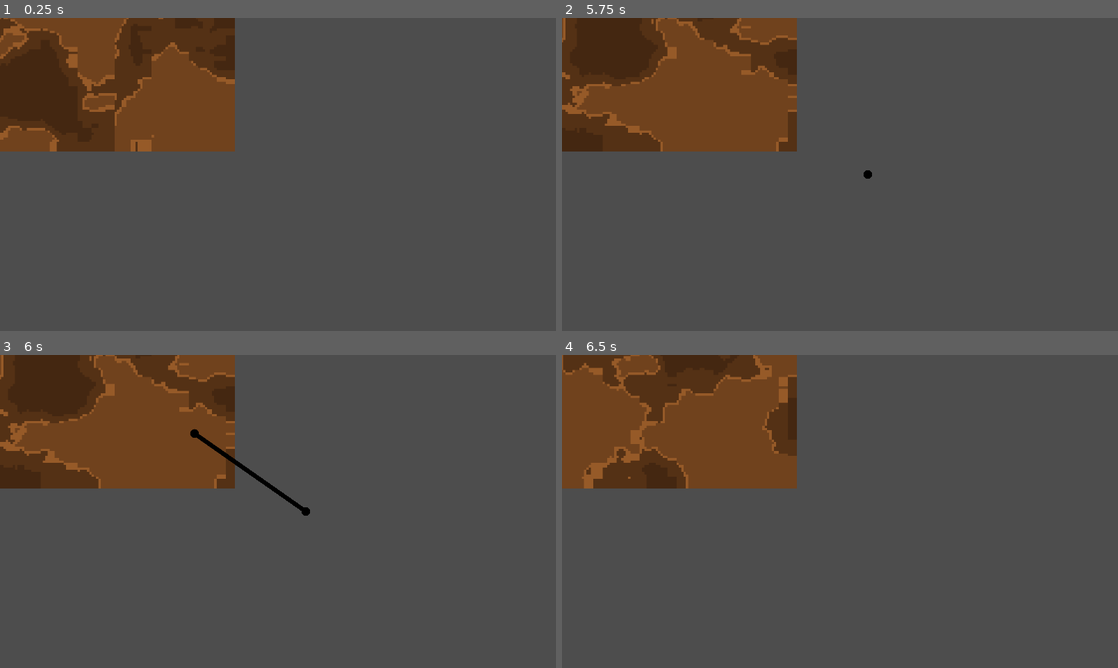
Above: before the commit, frames 1-4 (two rows, left to right).
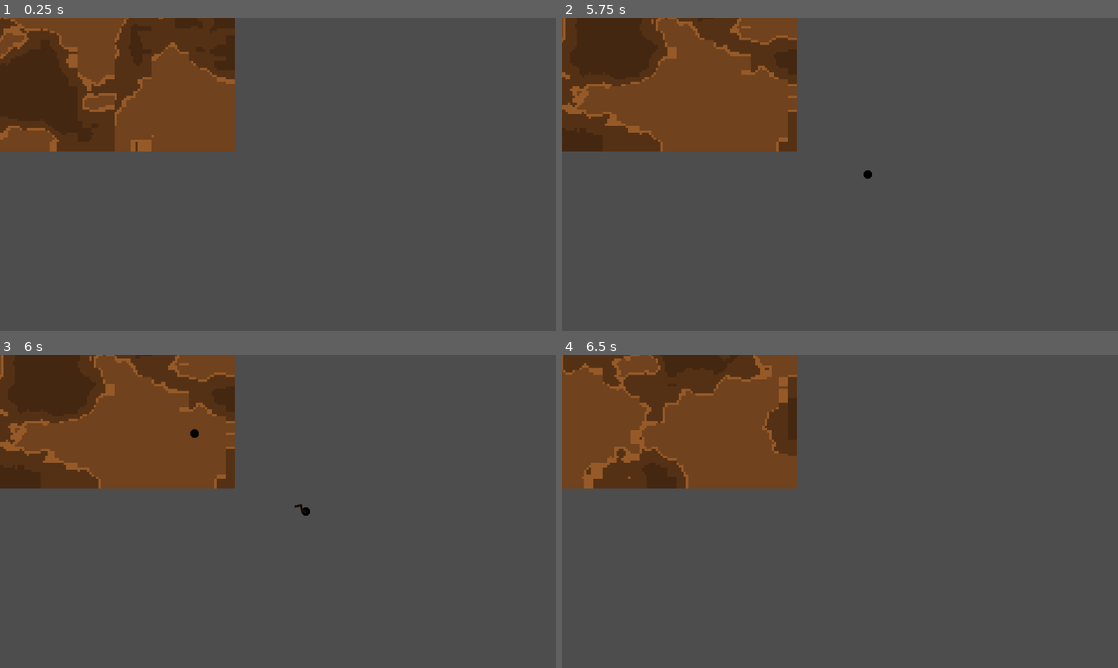
Above: after the commit, the same moments.

Repository: BrodeyYendall/MiningGameGodot
Game: Godot game, scene res://wall.tscn
Same seed, same stepped clock (60 frames per second), same inputs: the game is played once before the commit and once after it.
Inputs (mouse positions are in pixels of both pictures, inside the frame that each line leads up to):
- Up to frame 1 (0.25 s): no input
- Up to frame 2 (5.75 s): tap Enter at 0.5, 2, 3.5 s; move the mouse to (962, 158) at 0.52 s; click (962, 158) at 0.67 s; tap Space at 0.77, 1.25, 1.52, 2.75, 3.02, 3.77, 4.25, 4.52 s; move the mouse to (728, 190) at 1.27 s; click (728, 190) at 1.42 s; move the mouse to (895, 105) at 2.02 s; click (895, 105) at 2.17 s; move the mouse to (812, 237) at 2.77 s; click (812, 237) at 2.92 s; move the mouse to (1006, 221) at 3.52 s; click (1006, 221) at 3.67 s; move the mouse to (673, 127) at 4.27 s; click (673, 127) at 4.42 s; move the mouse to (867, 174) at 5.02 s; click (867, 174) at 5.17 s
- Up to frame 3 (6 s): move the mouse to (194, 433) at 5.77 s; click (194, 433) at 5.92 s
- Up to frame 4 (6.5 s): tap Space at 6.02 s

Frames 1-2 are identical in both runs. In frame 3, 0.3% of the frame differs, in the area x 35-55%, y 25-51%; in frame 4, nothing differs.

Commit message:
Implemented cracking animation

Diff:
--- /dev/null
+++ b/crack.gd
@@ -0,0 +1,67 @@
+extends Node2D
+
+@export var segment_size = 15
+@export var crack_range = 16
+@export var crack_width = 16
+@export var animation_delay = 0.04
+
+var start: Vector2
+var end: Vector2
+var constructor_called = false
+var points = PackedVector2Array()
+var iteration = 2
+var delta_progress = 0
+
+var perpendicular_direction
+
+func with_data(start: Vector2, end: Vector2) -> Node2D:
+	self.start = start
+	self.end = end
+	constructor_called = true
+	return self
+
+# Called when the node enters the scene tree for the first time.
+func _ready():
+	assert(constructor_called, "with_data() must be called when creating a Crack scene")
+
+	randomize()
+	points.append(start)
+
+	var distance = start.distance_to(end)
+	var direction = start.direction_to(end)
+	perpendicular_direction = Vector2(-direction.y, direction.x).normalized()
+
+	var offset = 0
+	var centre_position = start
+	var current_position = start
+
+	while(distance > segment_size):
+		centre_position = centre_position + (direction * randi_range(10, segment_size))
+		offset = randi_range(max(-crack_width, offset - crack_range), min(crack_width, offset + crack_range))
+
+		var next_position = centre_position + (perpendicular_direction * offset)
+
+		points.append(next_position)
+
+		current_position = next_position
+		distance -= segment_size
+
+	points.append(end)
+
+
+func _draw():
+	var shorterened_points = points.slice(0, iteration)
+	draw_polyline(shorterened_points, Color8(45, 26, 11), 8)
+	draw_polyline(shorterened_points, Color8(25, 15, 6), 6)
+	draw_polyline(shorterened_points, Color8(17, 10, 4), 4)
+
+
+func _process(delta):
+	delta_progress += delta
+	if(delta_progress > animation_delay):
+		delta_progress - animation_delay
+		iteration += 1
+		queue_redraw()
+
+	if iteration >= points.size():
+		set_process(false)
--- /dev/null
+++ b/crack.tscn
@@ -0,0 +1,6 @@
+[gd_scene load_steps=2 format=3 uid="uid://1dyspcark233"]
+
+[ext_resource type="Script" path="res://crack.gd" id="1_ywqi2"]
+
+[node name="crack" type="Node2D"]
+script = ExtResource("1_ywqi2")
--- a/cracks.gd
+++ b/cracks.gd
@@ -1,12 +1,12 @@
 extends Node2D
 
 @export var crack_distance = 500
-@export var crack_width = 15
 @export var new_crack_hitbox = 40
 
 signal cycle_created(cycle_points: PackedVector2Array)
 
 var hole_scene = preload("res://hole.tscn")
+var crack_scene = preload("res://crack.tscn")
 var holes = []
 var cracks: Array[Array] = []
 var pathfinder: AStar2D = AStar2D.new()
@@ -14,26 +14,45 @@
 
 func _input(event):
 	if event is InputEventMouseButton && event.is_pressed() && circle_raycast(event.position).is_empty():
-		pathfinder.add_point(holes.size(), event.position)
+		create_point(event.position)
 
-		var new_connections = create_new_cracks(event.position)
+func create_point(position: Vector2):
+	pathfinder.add_point(holes.size(), position)
 
-		if new_connections.size() >= 2:
-			check_for_cycle(new_connections, event.position)
+	var new_connections = create_new_cracks(position)
 
-		for new_connection in new_connections:
-			pathfinder.connect_points(holes.size(), new_connection)
+	if new_connections.size() >= 2:
+		check_for_cycle(new_connections, position)
 
-		create_circle(event.position)
-		should_redraw = true
+	for new_connection in new_connections:
+		pathfinder.connect_points(holes.size(), new_connection)
+
+	create_circle(position)
+	should_redraw = true
 
 func create_new_cracks(new_point_position: Vector2) -> Array[int]:
 	var new_connections: Array[int] = []
 	for i in range(holes.size()):
 		if can_crack_generate(new_point_position, holes[i]):
 			cracks.append([holes[i].position, new_point_position])
+			var crack = crack_scene.instantiate().with_data(holes[i].position, new_point_position)
+			add_child(crack)
 			new_connections.append(i)
 	return new_connections
+
+func can_crack_generate(start: Vector2, end):
+	if end.position.distance_to(start) > crack_distance:
+		return false
+
+	var query = PhysicsRayQueryParameters2D.new()
+	query.set_from(start)
+	query.set_to(end.position)
+
+	var result = get_world_2d().direct_space_state.intersect_ray(query)
+
+	# Return true if the object hit is the target circle. This means that nothing else was in the way.
+	# We do not exclude the target circle because cutouts attached to it will get in the way
+	return result.rid == end.get_rid()
 
 
 func check_for_cycle(new_connections, new_point):
@@ -60,19 +79,6 @@
 			pathVectors.append(new_point)
 			cycle_created.emit(pathVectors)
 
-func can_crack_generate(start: Vector2, end):
-	if end.position.distance_to(start) > crack_distance:
-		return false
-
-	var query = PhysicsRayQueryParameters2D.new()
-	query.set_from(start)
-	query.set_to(end.position)
-
-	var result = get_world_2d().direct_space_state.intersect_ray(query)
-
-	# Return true if the object hit is the target circle. This means that nothing else was in the way.
-	# We do not exclude the target circle because cutouts attached to it will get in the way
-	return result.rid == end.get_rid()
 
 func circle_raycast(position: Vector2, max_results = 1) -> Array:
 	var query = PhysicsShapeQueryParameters2D.new()
@@ -90,11 +96,12 @@
 	add_child(hole)
 	holes.append(hole)
 
+
+func get_equation_between_points(start: Vector2, end: Vector2):
+	pass
+
+
 # Called every frame. 'delta' is the elapsed time since the previous frame.
 func _process(delta):
 	if should_redraw:
 		queue_redraw()
-
-func _draw():
-	for line in cracks:
-		draw_line(line[0], line[1], Color.BLACK, crack_width)
